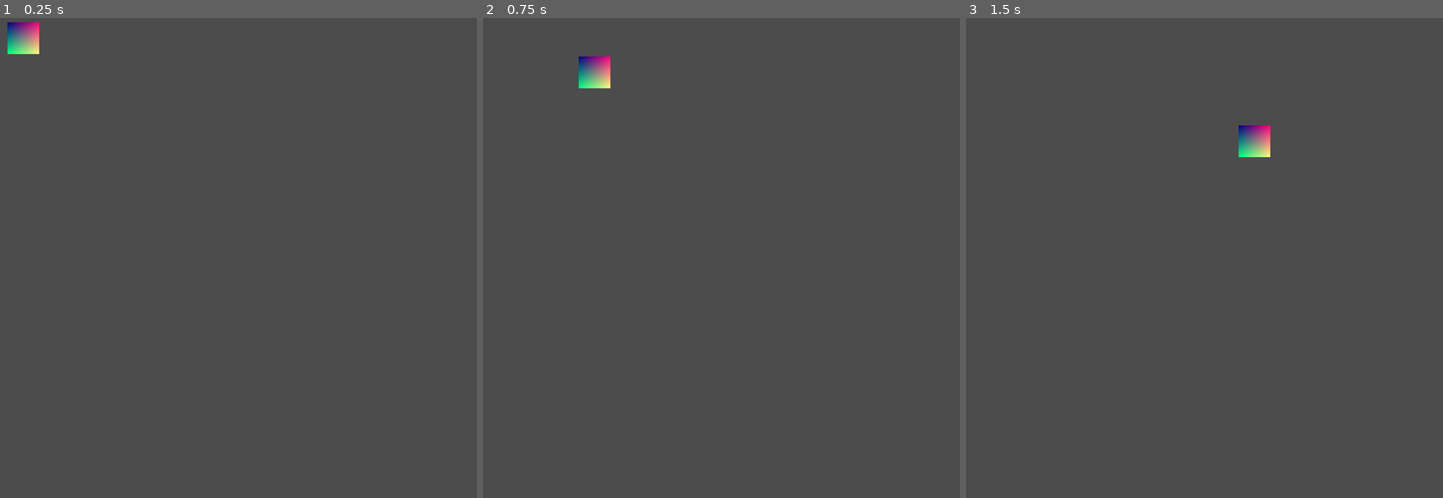
Above: before the commit, frames 1-3 (left to right).
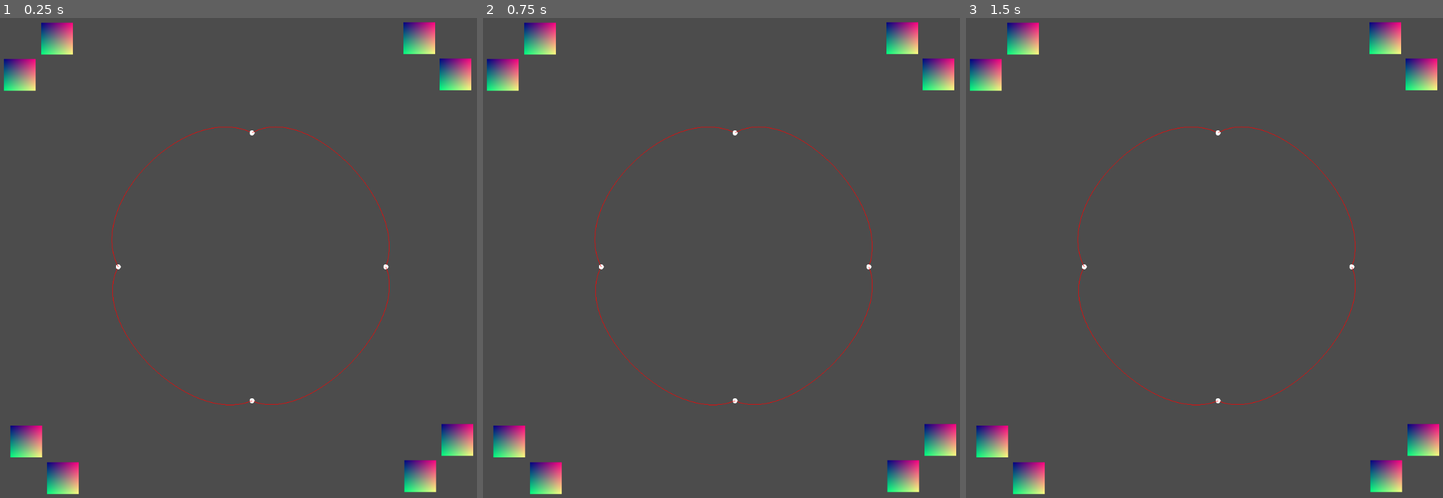
Above: after the commit, the same moments.

Repository: dcturner/SWFG_JAM
Game: Godot game, scene res://scenes/Main.tscn
Same seed, same stepped clock (60 frames per second), same inputs: the game is played once before the commit and once after it. The project has no main scene, so this scene is started directly. The engine's default icon, where the game draws it, is replaced by a stand-in: a white triangle on a blue panel in a dark square.
Inputs (mouse positions are in pixels of both pictures, inside the frame that each line leads up to):
- Up to frame 1 (0.25 s): no input
- Up to frame 2 (0.75 s): tap Enter at 0.5 s; drag from (506, 37) to (773, 142) at 0.52 s
- Up to frame 3 (1.5 s): tap Space at 1.25 s; drag from (1104, 277) to (1180, 354) at 1.27 s

The runs differ from the first frame. In frame 1, 4.4% of the frame differs, in the area x 0-100%, y 0-100%; in frame 2, 4.4%; in frame 3, 4.4%.

Commit message:
Full path drawn

Diff:
--- a/project.godot
+++ b/project.godot
@@ -7,6 +7,16 @@
 ;   param=value ; assign values to parameters
 
 config_version=4
+
+_global_script_classes=[ {
+"base": "Node2D",
+"class": "LineDraw",
+"language": "GDScript",
+"path": "res://src/LineDraw.gd"
+} ]
+_global_script_class_icons={
+"LineDraw": ""
+}
 
 [application]
 
--- a/scenes/Main.tscn
+++ b/scenes/Main.tscn
@@ -1,28 +1,126 @@
-[gd_scene load_steps=6 format=2]
+[gd_scene load_steps=7 format=2]
 
 [ext_resource path="res://src/GameLoop.gd" type="Script" id=1]
 [ext_resource path="res://mats/handle/mat_handle.tres" type="Material" id=2]
 [ext_resource path="res://icon.png" type="Texture" id=3]
 [ext_resource path="res://src/draggable.gd" type="Script" id=4]
+[ext_resource path="res://src/LineDraw.gd" type="Script" id=5]
 
 [sub_resource type="RectangleShape2D" id=1]
 extents = Vector2( 35, 35 )
 
-[node name="root" type="Node2D"]
+[node name="MainScene" type="Node2D"]
+position = Vector2( 0.563599, 0 )
 
-[node name="GameLoop" type="Node" parent="."]
+[node name="GameLoop" type="Node2D" parent="."]
 script = ExtResource( 1 )
 
-[node name="handle_t_in" type="KinematicBody2D" parent="."]
-position = Vector2( 79, 79 )
+[node name="handles" type="Node2D" parent="."]
+
+[node name="top_in" type="KinematicBody2D" parent="handles"]
+position = Vector2( 146.5, 80.1271 )
 input_pickable = true
 script = ExtResource( 4 )
 
-[node name="vis" type="Sprite" parent="handle_t_in"]
+[node name="vis" type="Sprite" parent="handles/top_in"]
 material = ExtResource( 2 )
 texture = ExtResource( 3 )
 
-[node name="collider" type="CollisionShape2D" parent="handle_t_in"]
+[node name="collider" type="CollisionShape2D" parent="handles/top_in"]
 shape = SubResource( 1 )
 
-[connection signal="input_event" from="handle_t_in" to="handle_t_in" method="_on_KinematicBody2D_input_event"]
+[node name="top_out" type="KinematicBody2D" parent="handles"]
+position = Vector2( 877.094, 78.9252 )
+input_pickable = true
+script = ExtResource( 4 )
+
+[node name="vis" type="Sprite" parent="handles/top_out"]
+material = ExtResource( 2 )
+texture = ExtResource( 3 )
+
+[node name="collider" type="CollisionShape2D" parent="handles/top_out"]
+shape = SubResource( 1 )
+
+[node name="right_in" type="KinematicBody2D" parent="handles"]
+position = Vector2( 950.357, 151.624 )
+input_pickable = true
+script = ExtResource( 4 )
+
+[node name="vis" type="Sprite" parent="handles/right_in"]
+material = ExtResource( 2 )
+texture = ExtResource( 3 )
+
+[node name="collider" type="CollisionShape2D" parent="handles/right_in"]
+shape = SubResource( 1 )
+
+[node name="right_out" type="KinematicBody2D" parent="handles"]
+position = Vector2( 954.166, 889.366 )
+input_pickable = true
+script = ExtResource( 4 )
+
+[node name="vis" type="Sprite" parent="handles/right_out"]
+material = ExtResource( 2 )
+texture = ExtResource( 3 )
+
+[node name="collider" type="CollisionShape2D" parent="handles/right_out"]
+shape = SubResource( 1 )
+
+[node name="btm_in" type="KinematicBody2D" parent="handles"]
+position = Vector2( 879.777, 961.501 )
+input_pickable = true
+script = ExtResource( 4 )
+
+[node name="vis" type="Sprite" parent="handles/btm_in"]
+material = ExtResource( 2 )
+texture = ExtResource( 3 )
+
+[node name="collider" type="CollisionShape2D" parent="handles/btm_in"]
+shape = SubResource( 1 )
+
+[node name="btm_out" type="KinematicBody2D" parent="handles"]
+position = Vector2( 158.339, 966.052 )
+input_pickable = true
+script = ExtResource( 4 )
+
+[node name="vis" type="Sprite" parent="handles/btm_out"]
+material = ExtResource( 2 )
+texture = ExtResource( 3 )
+
+[node name="collider" type="CollisionShape2D" parent="handles/btm_out"]
+shape = SubResource( 1 )
+
+[node name="left_in" type="KinematicBody2D" parent="handles"]
+position = Vector2( 84.5128, 892.226 )
+input_pickable = true
+script = ExtResource( 4 )
+
+[node name="vis" type="Sprite" parent="handles/left_in"]
+material = ExtResource( 2 )
+texture = ExtResource( 3 )
+
+[node name="collider" type="CollisionShape2D" parent="handles/left_in"]
+shape = SubResource( 1 )
+
+[node name="left_out" type="KinematicBody2D" parent="handles"]
+position = Vector2( 71.8009, 153.262 )
+input_pickable = true
+script = ExtResource( 4 )
+
+[node name="vis" type="Sprite" parent="handles/left_out"]
+material = ExtResource( 2 )
+texture = ExtResource( 3 )
+
+[node name="collider" type="CollisionShape2D" parent="handles/left_out"]
+shape = SubResource( 1 )
+
+[node name="LineDraw" type="Node2D" parent="."]
+script = ExtResource( 5 )
+
+[connection signal="input_event" from="handles/top_in" to="handles/top_in" method="_on_KinematicBody2D_input_event"]
+[connection signal="input_event" from="handles/top_out" to="handles/top_out" method="_on_KinematicBody2D_input_event"]
+[connection signal="input_event" from="handles/right_in" to="handles/right_in" method="_on_KinematicBody2D_input_event"]
+[connection signal="input_event" from="handles/right_out" to="handles/right_out" method="_on_KinematicBody2D_input_event"]
+[connection signal="input_event" from="handles/btm_in" to="handles/btm_in" method="_on_KinematicBody2D_input_event"]
+[connection signal="input_event" from="handles/btm_out" to="handles/btm_out" method="_on_KinematicBody2D_input_event"]
+[connection signal="input_event" from="handles/left_in" to="handles/left_in" method="_on_KinematicBody2D_input_event"]
+[connection signal="input_event" from="handles/left_out" to="handles/left_out" method="_on_KinematicBody2D_input_event"]
--- a/src/GameLoop.gd
+++ b/src/GameLoop.gd
@@ -1,9 +1,10 @@
-extends Node
-
+extends Node2D
 
 # Layout constants
-const mid:float = 0.5 # middle of the screen
-const div:float = 0.25 # point radius from middle
+const steps_per_section:int = 100
+const lerp_div = 1/ steps_per_section
+const mid:float = 0.5 * 1080 # middle of the screen
+const div:float = 0.25 * 1080 # point radius from middle
 const mouse_click_thresh:float = 0.1
 
 # point positions
@@ -11,6 +12,19 @@
 const pos_r = Vector2( mid+div, mid)	# right
 const pos_b = Vector2( mid,  mid+div)	# bottom
 const pos_l = Vector2( div, mid)		# left
+
+# top handles
+onready var t_in:Node2D = get_node("../handles/top_in")
+onready var t_out:Node2D = get_node("../handles/top_out")
+# right handles
+onready var r_in:Node2D = get_node("../handles/right_in")
+onready var r_out:Node2D = get_node("../handles/right_out")
+# btm handles
+onready var b_in:Node2D = get_node("../handles/btm_in")
+onready var b_out:Node2D = get_node("../handles/btm_out")
+# left handles
+onready var l_in:Node2D = get_node("../handles/left_in")
+onready var l_out:Node2D = get_node("../handles/left_out")
 
 func BPoint(_index, _pos, _h_in, _h_out):
 	return {
@@ -21,13 +35,68 @@
 		col = Vector3(1.0,1.0,1.0),
 	}
 
-
 # Called when the node enters the scene tree for the first time.
 func _ready():
-
 	pass
 
+# Called every frame. 'delta' is the elapsed time since the previous frame.
+func _process(delta):
+	update()
+	pass
 
-# Called every frame. 'delta' is the elapsed time since the previous frame.
-#func _process(delta):
-#	pass
+func _draw():
+
+	# Draw points
+	draw_circle(pos_t, 5, Color(255,255,255))
+	draw_circle(pos_r, 5, Color(255,255,255))
+	draw_circle(pos_b, 5, Color(255,255,255))
+	draw_circle(pos_l, 5, Color(255,255,255))
+
+	# T-R segment
+	var a = pos_t
+	var ao = t_out.global_position
+	var b = pos_r
+	var bi = r_in.global_position
+	draw_section(a,ao,b,bi)
+
+	# R-B segment
+	a = pos_r
+	ao = r_out.global_position
+	b = pos_b
+	bi = b_in.global_position
+	draw_section(a,ao,b,bi)
+
+	# B-L segment
+	a = pos_b
+	ao = b_out.global_position
+	b = pos_l
+	bi = l_in.global_position
+	draw_section(a,ao,b,bi)
+
+	# L-T segment
+	a = pos_l
+	ao = l_out.global_position
+	b = pos_t
+	bi = t_in.global_position
+	draw_section(a,ao,b,bi)
+
+
+func draw_section(a:Vector2, ao:Vector2, b:Vector2, bi:Vector2):
+	var sps : float = steps_per_section * 1.0
+	for i in range(1, steps_per_section,1):
+		var line_start = get_lerp_pos(a,ao,b,bi, (i-1)/sps)
+		var line_end = get_lerp_pos(a,ao,b,bi, i / sps)
+		draw_line(line_start, line_end, Color(255,0,0), 1)
+
+func get_lerp_pos(a:Vector2, ao:Vector2, b:Vector2, bi:Vector2, l:float) -> Vector2:
+	# round 1
+	var ab = lerp(a,b,l)
+	var a1 = lerp(a,ao,l)
+	var b1 = lerp(bi,b,l)
+
+	# round 2
+	var a2 = lerp(a1,ab,l)
+	var b2 = lerp(ab,b1,l)
+
+	# round 3
+	return lerp(a2,b2, l)
--- /dev/null
+++ b/src/LineDraw.gd
@@ -0,0 +1,3 @@
+extends Node2D
+
+class_name LineDraw
